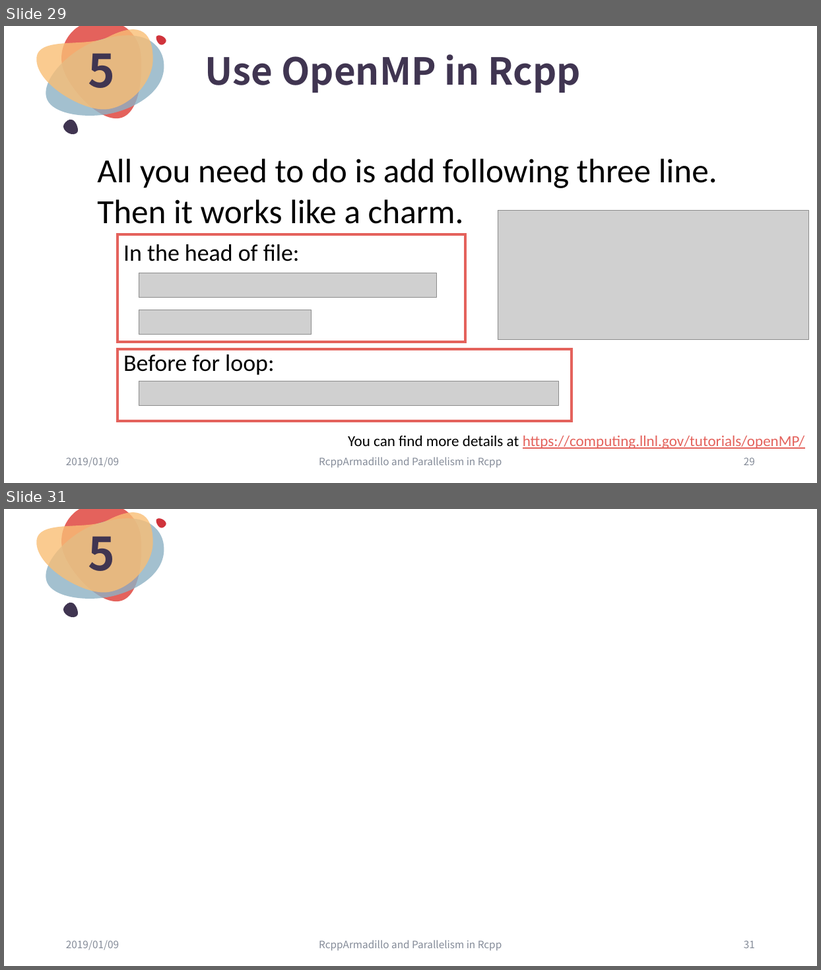
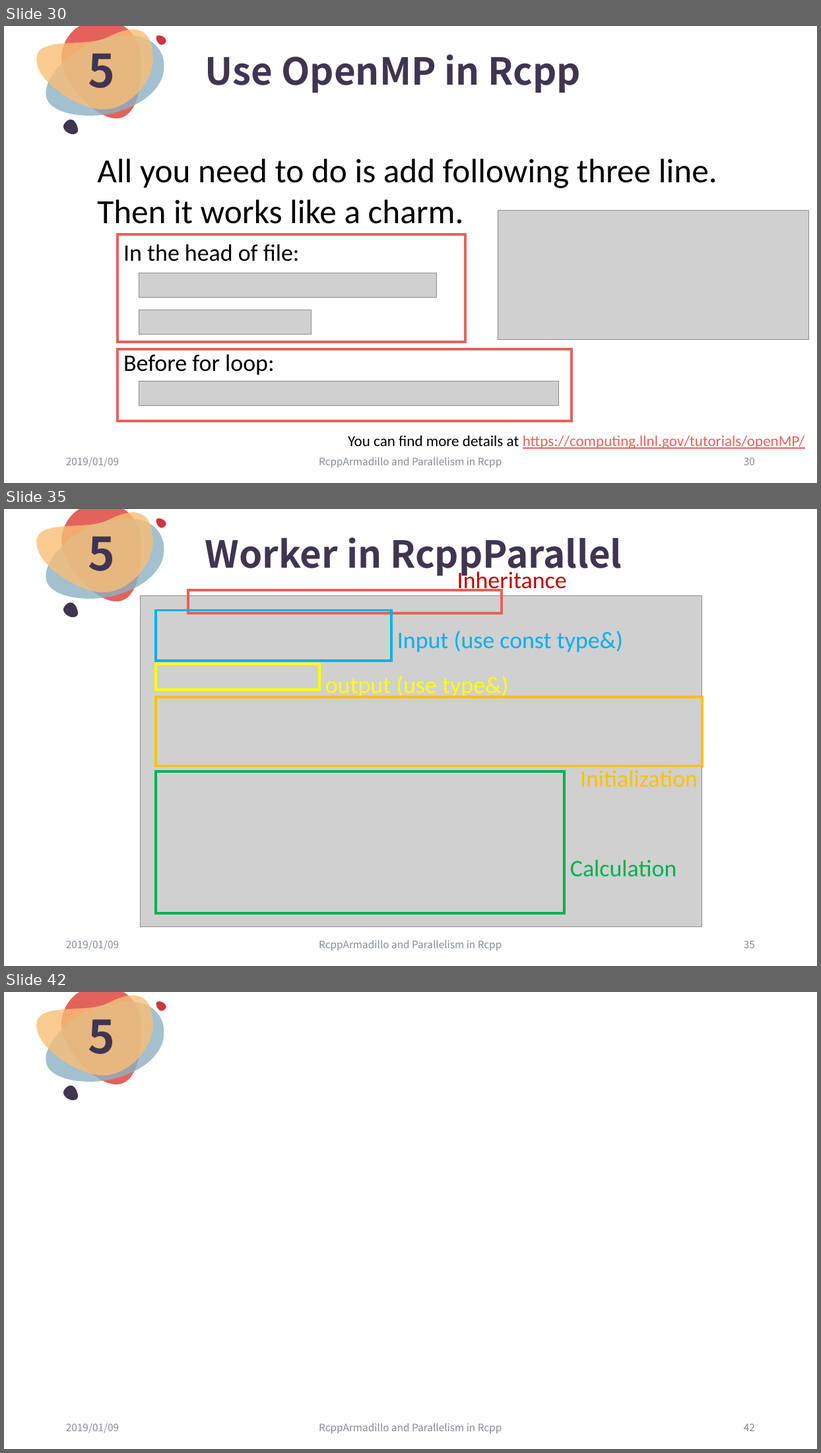
Before and after one commit to ChingChuan-Chen/Rcpp_RcppArmadillo_tutorial, a slide deck: leture_powerpoint_0109.pptx. Shown one above the other, each under a label of ours: slides 29 and 31 before the commit, slides 30, 35 and 42 after it; the slides between them are not shown. The pictures are 821x970 and 821x1453 pixels, drawn with LibreOffice and Linux fonts; fonts in the diff are those of the drawing; grey boxes stand for pictures. Boxes give left, top, right and bottom in pixels: in the first picture for what was removed or moved away, otherwise in the second. Text is boxed around its words. In the diff, an @@ line names an element or a change of style, - is before the commit and + after.

Commit message:
complete RcppParallel two examples

```diff
--- a/leture_powerpoint_0109.pptx
+++ b/leture_powerpoint_0109.pptx
@@ slide 35 added at [4, 509, 817, 966], background #FFFFFF; not listed: 5 template elements that a slide beside it also shows @@
@@ text added at [88, 524, 115, 571], 54 pt, text #403551, bold @@
+5
@@ title added at [205, 537, 622, 578], 44 pt, text #403551, bold @@
+Worker in RcppParallel
@@ text added at [457, 568, 567, 594], 28 pt, text #C00000 @@
+Inheritance
@@ picture added at [140, 596, 702, 927] @@
@@ rectangle added at [188, 590, 502, 613], outline #E4625C 3 pt @@
@@ rectangle added at [156, 610, 391, 661], outline #00B0F0 3 pt @@
@@ text added at [397, 631, 623, 652], 28 pt, text #00B0F0 @@
+Input (use const type&)
@@ rectangle added at [156, 665, 319, 690], outline #FFFF00 3 pt @@
@@ text added at [325, 676, 508, 698], 28 pt, text #FFFF00 @@
+output (use type&)
@@ rectangle added at [156, 698, 702, 766], outline #FFC000 3 pt @@
@@ rectangle added at [156, 772, 564, 914], outline #00B050 3 pt @@
@@ text added at [580, 770, 698, 788], 28 pt, text #FFC000 @@
+Initialization
@@ text added at [570, 860, 677, 877], 28 pt, text #00B050 @@
+Calculation
@@ text added at [66, 941, 119, 951], 12 pt, text #848B98 @@
+2019/01/09
@@ text added at [319, 941, 502, 951], 12 pt, text #848B98 @@
+RcppArmadillo and Parallelism in Rcpp
@@ page number added at [744, 941, 755, 949], 12 pt, text #848B98 @@
+35
@@ what was slide 29 is now slide 30 @@
@@ page number at [744, 458, 755, 466]: text changed @@
-29
+30
@@ what was slide 31 is now slide 42 @@
@@ page number at [744, 1424, 755, 1432]: text changed @@
-31
+42
```
Also in this commit, not shown: 3 slides changed, 10 other slides added, 6 other files.
